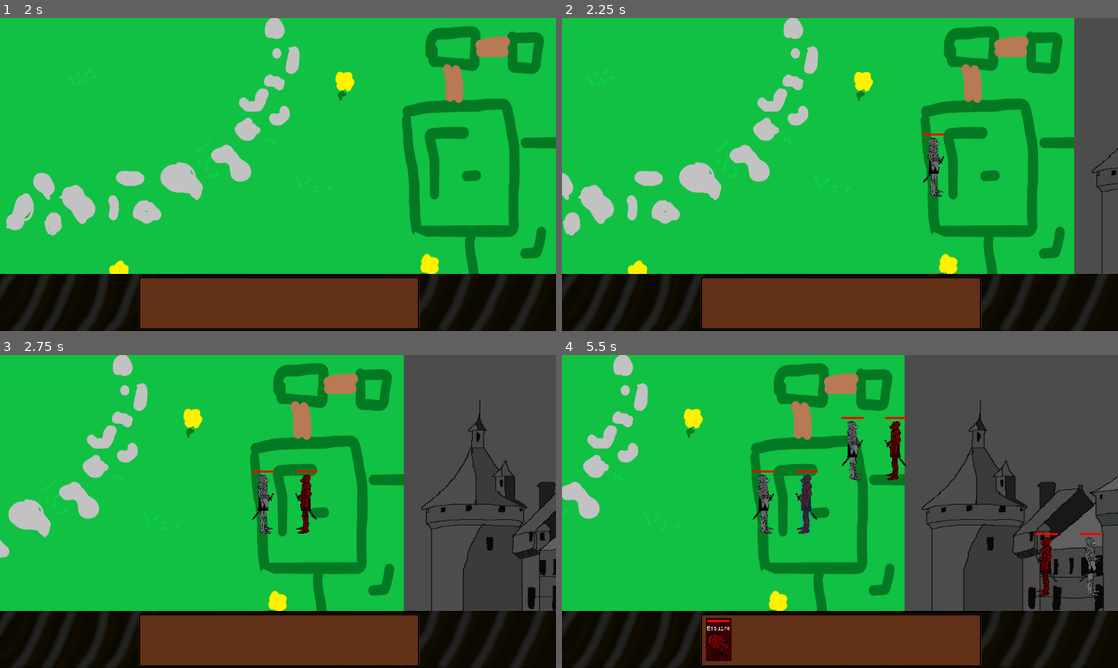
Above: before the commit, frames 1-4 (two rows, left to right).
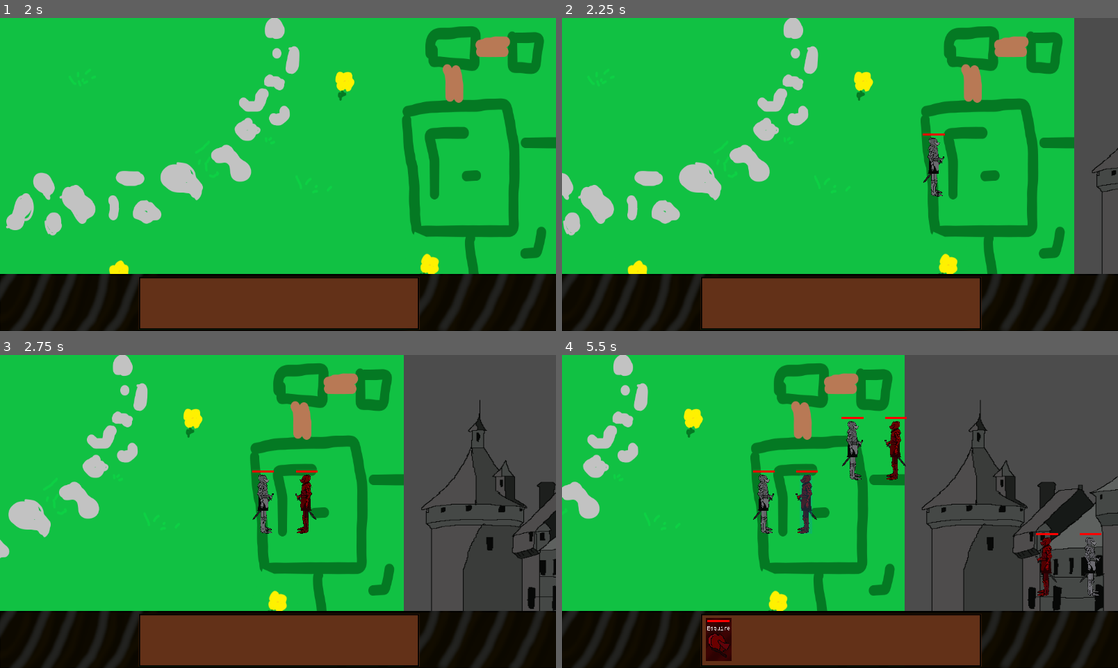
Above: after the commit, the same moments.

Repository: An0n3m0us/RSS-Godot
Game: Godot game, scene res://src/game/IntroScreen.tscn
Two runs of this game, one before a commit and one after it. Both use one fixed random seed, a clock stepped at 60 frames per second and the inputs below.
Inputs (mouse positions are in pixels of both pictures, inside the frame that each line leads up to):
- Up to frame 1 (2 s): click (88, 115) at 0.5 s; click (88, 115) at 1.25 s
- Up to frame 2 (2.25 s): tap Enter at 2 s; move the mouse to (962, 158) at 2.02 s; hold Right from 2.03 s (still down); tap 1 at 2.1 s; click (962, 158) at 2.17 s
- Up to frame 3 (2.75 s): keep holding Right; tap 2 at 2.3 s
- Up to frame 4 (5.5 s): release Right at 2.75 s; drag from (728, 527) to (823, 495) at 2.77 s; move the mouse to (895, 442) at 3.52 s; hold Right 3.53-4.25 s; tap 1 at 3.6, 5.1 s; tap 2 at 3.8, 5.3 s; drag from (812, 574) to (712, 495) at 4.27 s; move the mouse to (1006, 558) at 5.02 s; hold Left from 5.03 s (still down)

Frame 1 is identical in both runs. In frame 2, less than 0.1% of the frame differs, in the area x 64-69%, y 38-58%; in frame 3, 0.2%; in frame 4, 0.5%, in the area x 34-97%, y 21-78%.

Commit message:
Sort sprites and add proper naming; Create royalKnight sprites

Diff:
--- a/src/actors/Esquire-enemy.tscn
+++ b/src/actors/Esquire-enemy.tscn
@@ -1,12 +1,12 @@
 [gd_scene load_steps=8 format=2]
 
 [ext_resource path="res://src/actors/Esquire.tscn" type="PackedScene" id=1]
-[ext_resource path="res://assets/images/characters/enemyesquirebody.png" type="Texture" id=2]
-[ext_resource path="res://assets/images/characters/enemyesquireleftarm.png" type="Texture" id=3]
-[ext_resource path="res://assets/images/characters/enemyesquirerightleg.png" type="Texture" id=4]
-[ext_resource path="res://assets/images/characters/enemyesquirehead.png" type="Texture" id=5]
-[ext_resource path="res://assets/images/characters/enemyesquireleftleg.png" type="Texture" id=6]
-[ext_resource path="res://assets/images/characters/enemyesquirerightarm.png" type="Texture" id=7]
+[ext_resource path="res://assets/images/characters/enemies/esquire_body.png" type="Texture" id=2]
+[ext_resource path="res://assets/images/characters/enemies/esquire_ArmLeft.png" type="Texture" id=3]
+[ext_resource path="res://assets/images/characters/enemies/esquire_LegRight.png" type="Texture" id=4]
+[ext_resource path="res://assets/images/characters/enemies/esquire_head.png" type="Texture" id=5]
+[ext_resource path="res://assets/images/characters/enemies/esquire_LegLeft.png" type="Texture" id=6]
+[ext_resource path="res://assets/images/characters/enemies/esquire_ArmRight.png" type="Texture" id=7]
 
 [node name="Esquire-enemy" instance=ExtResource( 1 )]
 type = "enemy"
--- a/src/actors/Esquire.tscn
+++ b/src/actors/Esquire.tscn
@@ -1,11 +1,11 @@
 [gd_scene load_steps=11 format=2]
 
-[ext_resource path="res://assets/images/characters/normalesquirebody.png" type="Texture" id=1]
-[ext_resource path="res://assets/images/characters/normalesquirerightleg.png" type="Texture" id=2]
-[ext_resource path="res://assets/images/characters/normalesquirerightarm.png" type="Texture" id=3]
-[ext_resource path="res://assets/images/characters/normalesquirehead.png" type="Texture" id=4]
-[ext_resource path="res://assets/images/characters/normalesquireleftarm.png" type="Texture" id=5]
-[ext_resource path="res://assets/images/characters/normalesquireleftleg.png" type="Texture" id=6]
+[ext_resource path="res://assets/images/characters/normal/esquire_body.png" type="Texture" id=1]
+[ext_resource path="res://assets/images/characters/normal/esquire_LegRight.png" type="Texture" id=2]
+[ext_resource path="res://assets/images/characters/normal/esquire_ArmRight.png" type="Texture" id=3]
+[ext_resource path="res://assets/images/characters/normal/esquire_head.png" type="Texture" id=4]
+[ext_resource path="res://assets/images/characters/normal/esquire_ArmLeft.png" type="Texture" id=5]
+[ext_resource path="res://assets/images/characters/normal/esquire_LegLeft.png" type="Texture" id=6]
 [ext_resource path="res://src/actors/Esquire.gd" type="Script" id=7]
 
 [sub_resource type="Animation" id=1]
@@ -91,14 +91,12 @@
 [node name="Pivot" type="Position2D" parent="."]
 
 [node name="Body" type="Sprite" parent="Pivot"]
-rotation = -0.00615454
 scale = Vector2( 0.5, 0.5 )
 texture = ExtResource( 1 )
 
 [node name="Arm_Left" type="Sprite" parent="Pivot/Body"]
 show_behind_parent = true
 position = Vector2( -7.776, -41.218 )
-rotation = 0.0176209
 texture = ExtResource( 5 )
 offset = Vector2( 13, 68 )
 
@@ -109,19 +107,16 @@
 
 [node name="Leg_Left" type="Sprite" parent="Pivot/Body"]
 position = Vector2( 3.572, 65.264 )
-rotation = -0.0307727
 texture = ExtResource( 6 )
 offset = Vector2( 12, 46 )
 
 [node name="Leg_Right" type="Sprite" parent="Pivot/Body"]
 position = Vector2( 4.196, 70.644 )
-rotation = 0.046159
 texture = ExtResource( 2 )
 offset = Vector2( 11, 48 )
 
 [node name="Arm_Right" type="Sprite" parent="Pivot/Body"]
 position = Vector2( -4.382, -40.148 )
-rotation = -0.0153863
 texture = ExtResource( 3 )
 offset = Vector2( -5, 43 )
 
Renamed: assets/images/characters/enemyknight.png -> assets/images/characters/enemies/esquire.png
Not shown, added: assets/images/characters/enemies/esquire.png.import
Renamed: assets/images/characters/enemyesquireleftarm.png -> assets/images/characters/enemies/esquire_ArmLeft.png
Not shown, added: assets/images/characters/enemies/esquire_ArmLeft.png.import
Renamed: assets/images/characters/enemyesquirerightarm.png -> assets/images/characters/enemies/esquire_ArmRight.png
Not shown, added: assets/images/characters/enemies/esquire_ArmRight.png.import
Renamed: assets/images/characters/enemyesquireleftleg.png -> assets/images/characters/enemies/esquire_LegLeft.png
Not shown, added: assets/images/characters/enemies/esquire_LegLeft.png.import
Renamed: assets/images/characters/enemyesquirerightleg.png -> assets/images/characters/enemies/esquire_LegRight.png
Not shown, added: assets/images/characters/enemies/esquire_LegRight.png.import
Renamed: assets/images/characters/enemyesquirebody.png -> assets/images/characters/enemies/esquire_body.png
Not shown, added: assets/images/characters/enemies/esquire_body.png.import
(and 46 more such lines)
